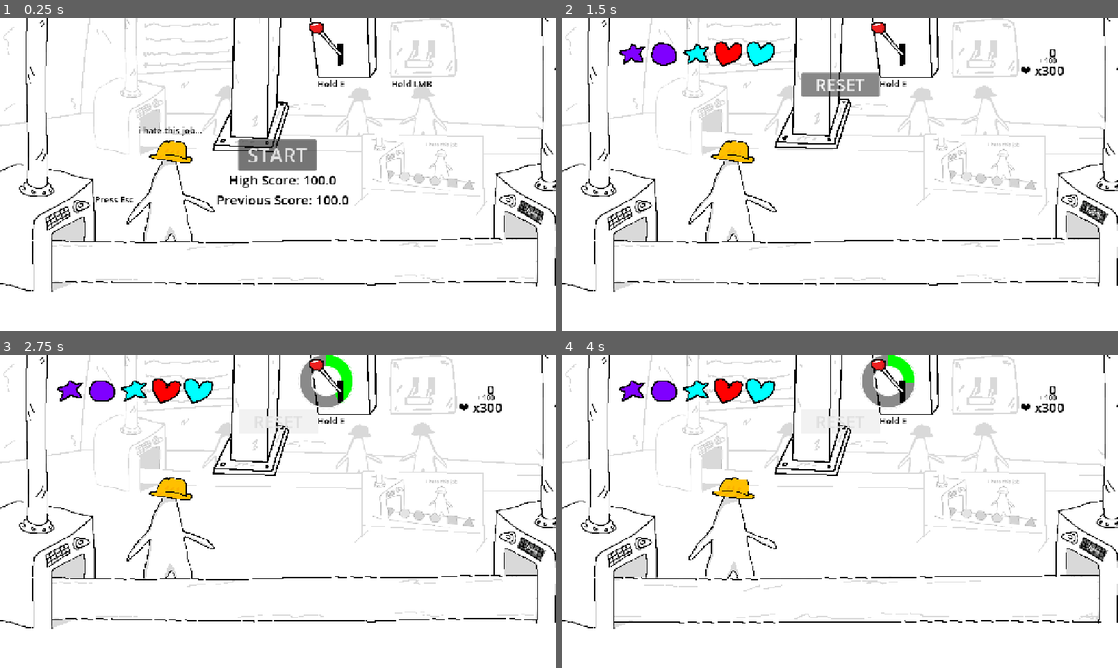
Above: before the commit, frames 1-4 (two rows, left to right).
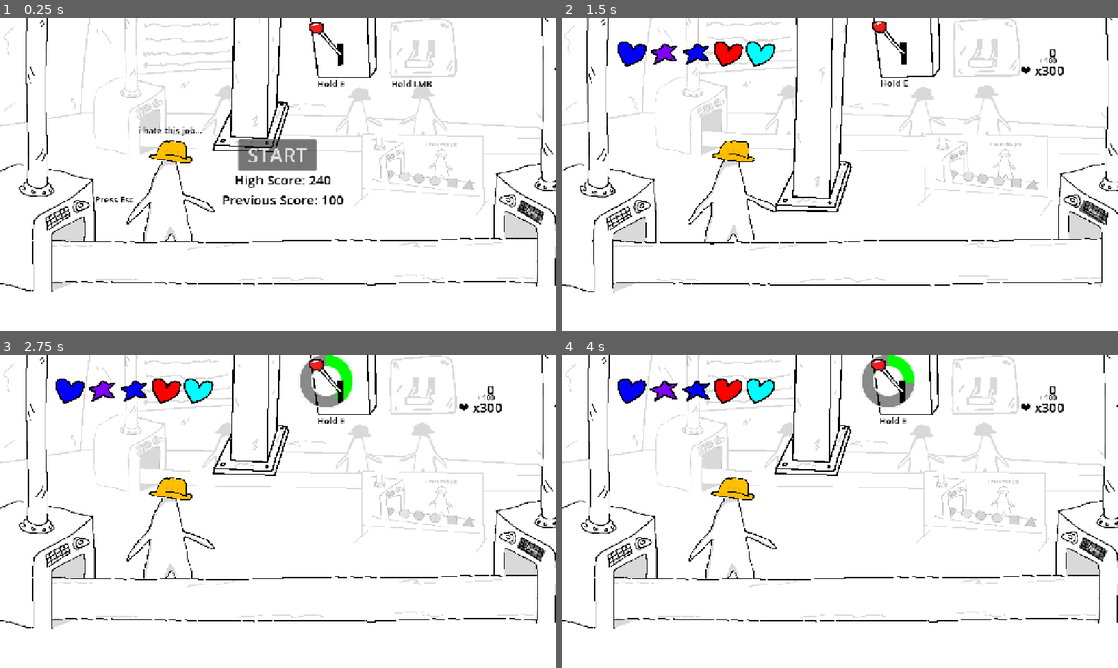
Above: after the commit, the same moments.

Repository: Kuatik/new-game-project
Game: Godot game, scene res://scenes/main_menu.tscn
The game is run twice, just before and just after one commit, with the same random seed, the same clock (stepped at 60 frames per second) and the same inputs. This scene is started directly instead of the project's main scene.
Inputs (mouse positions are in pixels of both pictures, inside the frame that each line leads up to):
- Up to frame 1 (0.25 s): no input
- Up to frame 2 (1.5 s): click "START" at 0.5 s; click (840, 83) at 1.25 s, where only the run before the commit has a clickable "RESET"
- Up to frame 3 (2.75 s): tap Enter (ui_accept) at 2, 2.27 s; move the mouse to (400, 495) at 2.02 s; hold E (lever_press) from 2.03 s (still down); click (400, 495) at 2.17 s
- Up to frame 4 (4 s): release E (lever_press) at 2.75 s; drag from (728, 527) to (834, 596) at 2.77 s; move the mouse to (895, 442) at 3.52 s; hold E (lever_press) from 3.53 s (still down); click (895, 442) at 3.67 s

The runs differ from the first frame. In frame 1, 0.7% of the frame differs, in the area x 39-63%, y 50-60%; in frame 2, 9.9%, in the area x 0-100%, y 0-88%; in frame 3, 0.7%; in frame 4, 2.6%.

Commit message:
press lever back up, reset button logic

Diff:
--- a/data/save_data.json
+++ b/data/save_data.json
@@ -1,7 +1,9 @@
 {
 	"finished_tutorial": "false",
-	"high_score": 100,
+	"high_score": 240.0,
 	"scores": [
+		100.0,
+		240.0,
 		100
 	]
 }
--- a/global/global.gd
+++ b/global/global.gd
@@ -14,6 +14,15 @@
 ## Called every frame. 'delta' is the elapsed time since the previous frame.
 #func _process(delta: float) -> void:
 	#pass
+
+
+func disable(node: Node):
+	node.visible = false
+	node.process_mode = Node.PROCESS_MODE_DISABLED
+
+func enable(node: Node):
+	node.visible = true
+	node.process_mode = Node.PROCESS_MODE_INHERIT
 
 func save_json(data: Dictionary, path: String) -> void:
 	if not FileAccess.file_exists(path):
--- a/scenes/main.tscn
+++ b/scenes/main.tscn
@@ -19,6 +19,7 @@
 [ext_resource type="Texture2D" uid="uid://cwdo4k5n0cner" path="res://assets/bg/ProgressBar/progress-bar-circle.png" id="16_jbj1t"]
 [ext_resource type="Texture2D" uid="uid://cln5545bnny3w" path="res://assets/bg/ProgressBar/progress-bar-frame.png" id="17_muem4"]
 [ext_resource type="Texture2D" uid="uid://ce4sop35fyth7" path="res://assets/bg/Press lever 2.png" id="19_0ld40"]
+[ext_resource type="AudioStream" uid="uid://dh6mic0860wy3" path="res://assets/sound_effects/industrial_press.wav" id="20_5q0nq"]
 [ext_resource type="Script" uid="uid://c5jff0w1wpwai" path="res://scripts/events.gd" id="20_gqmmt"]
 [ext_resource type="Script" uid="uid://ctjvgrtoru66g" path="res://scripts/events/lights.gd" id="21_yc10j"]
 [ext_resource type="Texture2D" uid="uid://b7el8acjpeh8x" path="res://assets/allat_of_things/Smoke.png" id="22_jscy8"]
@@ -28,6 +29,7 @@
 [ext_resource type="Texture2D" uid="uid://cpnkhreqirwi6" path="res://assets/allat_of_things/Znak.png" id="24_yq6so"]
 [ext_resource type="Script" uid="uid://fbb43qwwbpvr" path="res://scripts/events/bonus_lives.gd" id="25_og1vs"]
 [ext_resource type="Shader" uid="uid://bkkw0bc24krjm" path="res://scenes/main.gdshader" id="26_2f3dj"]
+[ext_resource type="AudioStream" uid="uid://cvn1ka08p0tm1" path="res://assets/sound_effects/power_outage1.wav" id="26_5q0nq"]
 [ext_resource type="Texture2D" uid="uid://p6wptg0cskrm" path="res://assets/allat_of_things/Lampochka.png" id="26_vxglm"]
 [ext_resource type="Texture2D" uid="uid://bw351il12g0k5" path="res://assets/allat_of_things/Znak3d.png" id="29_fv21b"]
 [ext_resource type="PackedScene" uid="uid://d1pvvbvq0d2um" path="res://scenes/fix_machine.tscn" id="30_tel4y"]
@@ -46,9 +48,6 @@
 "speed": 2.0
 }]
 
-[sub_resource type="StyleBoxFlat" id="StyleBoxFlat_tipki"]
-bg_color = Color(0.6, 0.6, 0.6, 0.11764706)
-
 [sub_resource type="StyleBoxFlat" id="StyleBoxFlat_85g3d"]
 bg_color = Color(0.9764706, 0.3019608, 0.6392157, 0)
 
@@ -374,21 +373,6 @@
 text = "+100"
 horizontal_alignment = 2
 metadata/_edit_use_anchors_ = true
-
-[node name="ResetButton" type="Button" parent="UI" unique_id=745138893]
-custom_minimum_size = Vector2(180, 0)
-anchors_preset = 5
-anchor_left = 0.5
-anchor_right = 0.5
-offset_left = -57.0
-offset_top = 126.0
-offset_right = 58.0
-offset_bottom = 181.0
-grow_horizontal = 2
-mouse_default_cursor_shape = 6
-theme_override_font_sizes/font_size = 40
-theme_override_styles/normal = SubResource("StyleBoxFlat_tipki")
-text = "RESET"
 
 [node name="DamageOverlay" type="ColorRect" parent="UI" unique_id=500471097]
 anchors_preset = 15
@@ -430,6 +414,20 @@
 theme_override_styles/fill = SubResource("StyleBoxFlat_choun")
 value = 90.0
 
+[node name="ResetButton" type="Button" parent="UI" unique_id=1085320004]
+custom_minimum_size = Vector2(180, 0)
+anchors_preset = 5
+anchor_left = 0.5
+anchor_right = 0.5
+offset_left = -91.0
+offset_top = 279.0
+offset_right = 89.0
+offset_bottom = 351.0
+grow_horizontal = 2
+mouse_default_cursor_shape = 6
+theme_override_font_sizes/font_size = 46
+text = "Reset"
+
 [node name="Receiver" parent="." unique_id=640673187 node_paths=PackedStringArray("main") instance=ExtResource("1_0wfyh")]
 position = Vector2(1295, 539)
 scale = Vector2(8.345, 8.345)
@@ -623,6 +621,9 @@
 text = "Hold E"
 metadata/_edit_use_anchors_ = true
 
+[node name="Audio" type="AudioStreamPlayer2D" parent="Press" unique_id=2062223555]
+stream = ExtResource("20_5q0nq")
+
 [node name="Events" type="Control" parent="." unique_id=172626006]
 layout_mode = 3
 anchors_preset = 15
@@ -634,7 +635,8 @@
 grow_vertical = 2
 mouse_filter = 2
 script = ExtResource("20_gqmmt")
-max_delay = 60.0
+min_delay = 3.0
+max_delay = 10.0
 
 [node name="Lights" type="Control" parent="Events" unique_id=1230435991 node_paths=PackedStringArray("spawn_timer")]
 layout_mode = 1
@@ -736,6 +738,9 @@
 texture_progress = ExtResource("16_jbj1t")
 tint_under = Color(0, 0, 0, 0.45490196)
 tint_progress = Color(0, 0.9989807, 0, 1)
+
+[node name="Audio" type="AudioStreamPlayer2D" parent="Events/Lights" unique_id=1363996439]
+stream = ExtResource("26_5q0nq")
 
 [node name="ElectricityCrash" type="Control" parent="Events" unique_id=1878803399]
 layout_mode = 1
--- a/scenes/main_menu.tscn
+++ b/scenes/main_menu.tscn
@@ -443,10 +443,9 @@
 text = "Hold LMB"
 metadata/_edit_use_anchors_ = true
 
-[node name="Receiver" parent="." unique_id=640673187 node_paths=PackedStringArray("main") instance=ExtResource("8_xyero")]
+[node name="Receiver" parent="." unique_id=640673187 instance=ExtResource("8_xyero")]
 position = Vector2(1295, 539)
 scale = Vector2(8.345, 8.345)
-main = NodePath("")
 
 [node name="SpawnTimer" type="Timer" parent="." unique_id=2076817885]
 wait_time = 3.0
@@ -774,12 +773,11 @@
 layout_mode = 1
 metadata/_edit_use_anchors_ = true
 
-[node name="BonusLives" type="Control" parent="Events" unique_id=681338432 node_paths=PackedStringArray("main")]
+[node name="BonusLives" type="Control" parent="Events" unique_id=681338432]
 anchors_preset = 0
 offset_right = 40.0
 offset_bottom = 40.0
 script = ExtResource("28_akqfu")
-main = NodePath("")
 
 [connection signal="timeout" from="SpawnTimer" to="." method="_on_spawn_timer_timeout"]
 [connection signal="body_entered" from="Press/Area2D" to="Press" method="_on_area_2d_body_entered"]
--- a/scripts/events/lights.gd
+++ b/scripts/events/lights.gd
@@ -7,8 +7,10 @@
 @onready var lights_color_2: ColorRect = $LightsColor2
 @onready var conveyor: Area2D = %conveyor
 @onready var lever_progress: TextureProgressBar = $LightLever/LeverProgress
+@onready var audio: AudioStreamPlayer2D = $Audio
 
 #endregion
+
 
 #region Lever Textures
 
@@ -59,6 +61,7 @@
 #region Light Switchers
 
 func turn_lights_off():
+	audio.play()
 	lights_color.visible = true
 	lights_color_2.visible = true
 	a_lever.visible = true
--- a/scripts/main.gd
+++ b/scripts/main.gd
@@ -63,6 +63,7 @@
 ]
 
 func _ready():
+	Global.disable(reset_button)
 	score_label.text = str(score)
 	for color in colors:
 		for shape in shapes:
@@ -296,6 +297,7 @@
 
 func lose_game():
 	#get_tree().paused = true
+	Global.enable(reset_button)
 	game_lost = true
 	save_score(score)
 	score = 0
@@ -320,6 +322,7 @@
 	Global.save_data = new_save_data
 
 func _reset_game():
+	Global.disable(reset_button)
 	game_lost = false
 	get_tree().paused = false
 	get_tree().reload_current_scene()
--- a/scripts/main_menu.gd
+++ b/scripts/main_menu.gd
@@ -15,8 +15,8 @@
 
 func _ready():
 	save_data = Global.load_json(Global.save_data_path)
-	high_score_label.text = "High Score: %s" % str(save_data.high_score)
-	previous_score_label.text = "Previous Score: %s" % str(save_data.scores[-1])
+	high_score_label.text = "High Score: %s" % str(int(save_data.high_score))
+	previous_score_label.text = "Previous Score: %s" % str(int(save_data.scores[-1]))
 	receiver.body_entered.connect(_on_receiver_body_entered)
 	start_button.pressed.connect(_load_game)
 
--- a/scripts/press.gd
+++ b/scripts/press.gd
@@ -4,6 +4,7 @@
 @onready var lever_progress: TextureProgressBar = $Lever/LeverProgress
 @onready var lever_texture: TextureRect = $Lever/LeverTexture
 @onready var lever_texture_Active: TextureRect = $Lever/LeverTexture2
+@onready var audio: AudioStreamPlayer2D = $Audio
 
 @onready var lever_cooldown: Timer = $Lever/LeverCooldown
 
@@ -15,6 +16,8 @@
 # Called when the node enters the scene tree for the first time.
 func _ready() -> void:
 	lever_progress.hide()
+	lever_cooldown.timeout.connect(_revert_lever)
+
 
 
 # Called every frame. 'delta' is the elapsed time since the previous frame.
@@ -35,6 +38,7 @@
 		lever_texture.visible = false
 		lever_texture_Active.visible = true
 		animation_player.play("press")
+		audio.play()
 		value = 0
 		set_value()
 		lever_cooldown.start()
@@ -48,6 +52,10 @@
 		lever_progress.hide()
 
 
+func _revert_lever():
+	lever_texture.visible = true
+	lever_texture_Active.visible = false
+
 func _on_area_2d_body_entered(body: Node2D) -> void:
 	if body is DraggableShape:
 		body.destroy()
Not shown, added: assets/sound_effects/industrial_press.wav.import
Not shown, added: assets/sound_effects/power_outage.wav.import
Not shown, added: assets/sound_effects/power_outage1.wav.import
Not shown, added: global/save_manager.gd.uid
Not shown, added: assets/sound_effects/industrial_press.wav
Not shown, added: assets/sound_effects/power_outage.wav
Not shown, added: assets/sound_effects/power_outage1.wav
